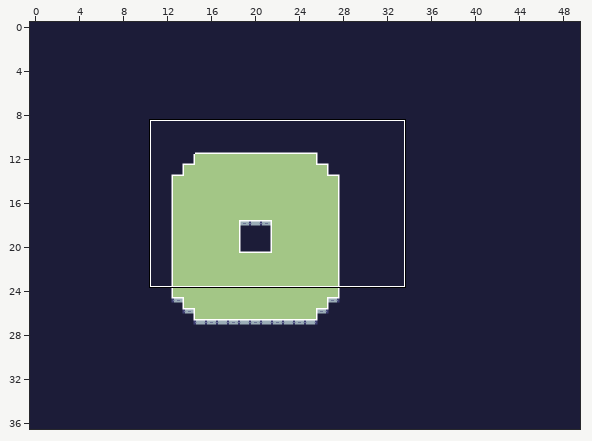
An edit to a level. Tiled map, assets/tilemap/arena1.tmx. The first picture is a wide view before the edit; the outline marks the close-up.
Close-up. First the earlier version:
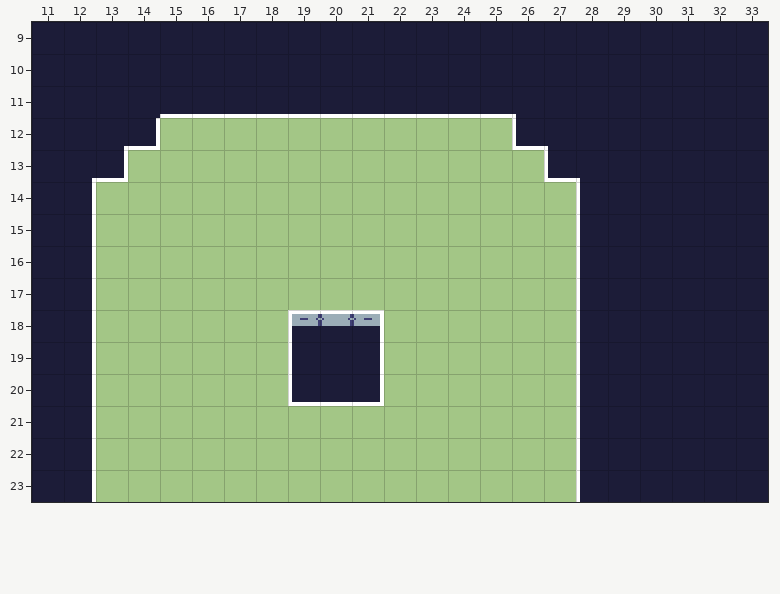
Cells are 16x16 px. Shown: x 11..33, y 9..23.
Now the later version:
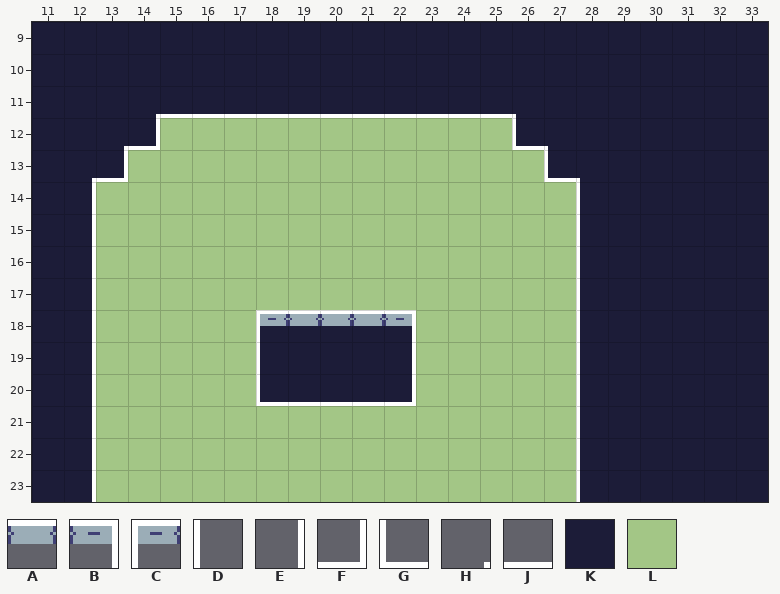
Key: from "arena1_spritesheet": A 1, B 2, C 3, D 8, E 9, F 10, G 11, H 12, J 13, K 16, L 17.
_ is an empty cell.
What changed:
Layer "floor":
y 11: x 14 _ -> H
y 18: x 18..19 LC -> CA; x 21..22 BL -> AB
y 19: x 18..19 LD -> DK; x 21..22 EL -> KE
y 20: x 18..19 LG -> GJ; x 21..22 FL -> JF
Pixel boxes of the changes (left, top, right, bottom) in both close-ups:
added: (156, 114, 160, 118)
changed: (256, 310, 308, 406)
changed: (364, 310, 416, 406)
